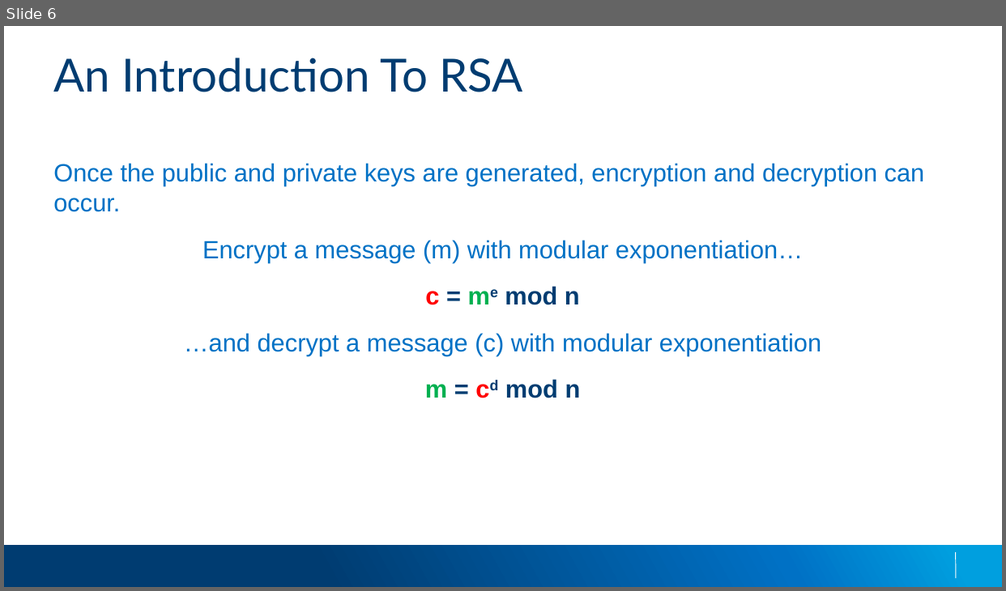
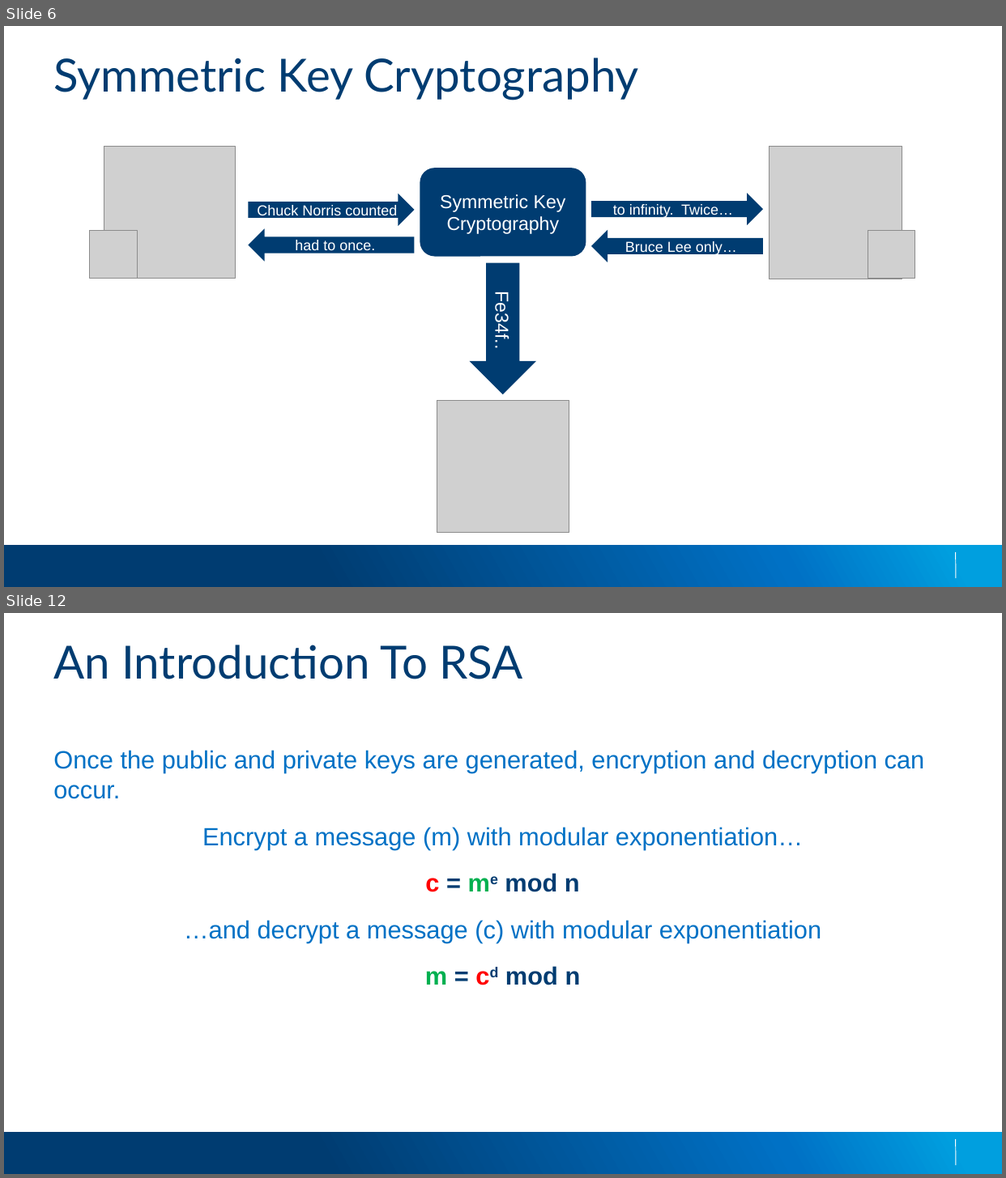
Before and after one commit to applesauce49/lincoln_high, a slide deck: presos/LincolnHighVisit-2019.pptx. Shown one above the other, each under a label of ours: slide 6 before the commit, slides 6 and 12 after it; the slides between them are not shown. The pictures are 1006x591 and 1006x1178 pixels, drawn with LibreOffice and Linux fonts; fonts in the diff are those of the drawing; grey boxes stand for pictures; background and template pictures are left out. Boxes give left, top, right and bottom in pixels: in the first picture for what was removed or moved away, otherwise in the second. Text is boxed around its words. In the diff, an @@ line names an element or a change of style, - is before the commit and + after.

```diff
--- a/presos/LincolnHighVisit-2019.pptx
+++ b/presos/LincolnHighVisit-2019.pptx
@@ slide 6 added at [4,26,1002,587], background #FFFFFF; not listed: 2 template elements that a slide beside it also shows @@
@@ title added at [53,58,639,101], 44 pt, text #003C71 @@
+Symmetric Key Cryptography
@@ picture added at [104,147,236,278] @@
@@ picture added at [769,147,902,279] @@
@@ rounded rectangle added at [420,169,586,257], fill #003C71, 18 pt, text #FFFFFF @@
+Symmetric Key Cryptography
@@ right arrow added at [248,194,414,226], fill #003C71, 14 pt, text #FFFFFF @@
+Chuck Norris counted
@@ right arrow added at [592,193,763,225], fill #003C71, 14 pt, text #FFFFFF @@
+to infinity. Twice…
@@ picture added at [89,230,138,278] @@
@@ right arrow added at [248,228,414,261], fill #003C71, 14 pt, text #FFFFFF @@
+had to once.
@@ right arrow added at [592,229,763,262], fill #003C71, 14 pt, text #FFFFFF @@
+Bruce Lee only…
@@ picture added at [868,230,916,278] @@
@@ right arrow added at [469,263,536,395], fill #003C71, 18 pt, text #FFFFFF @@
+Fe34f..
@@ picture added at [437,401,569,534] @@
@@ what was slide 6 is now slide 12 @@
```
Also in this commit, not shown: 7 slides changed, 5 other slides added.
